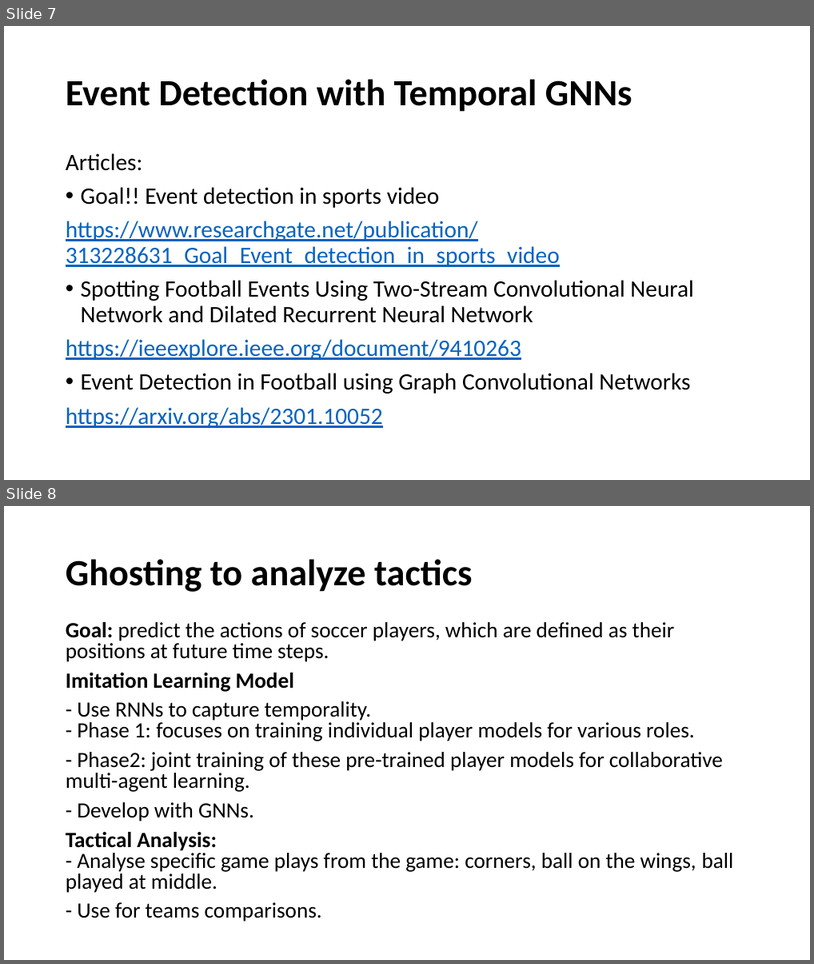
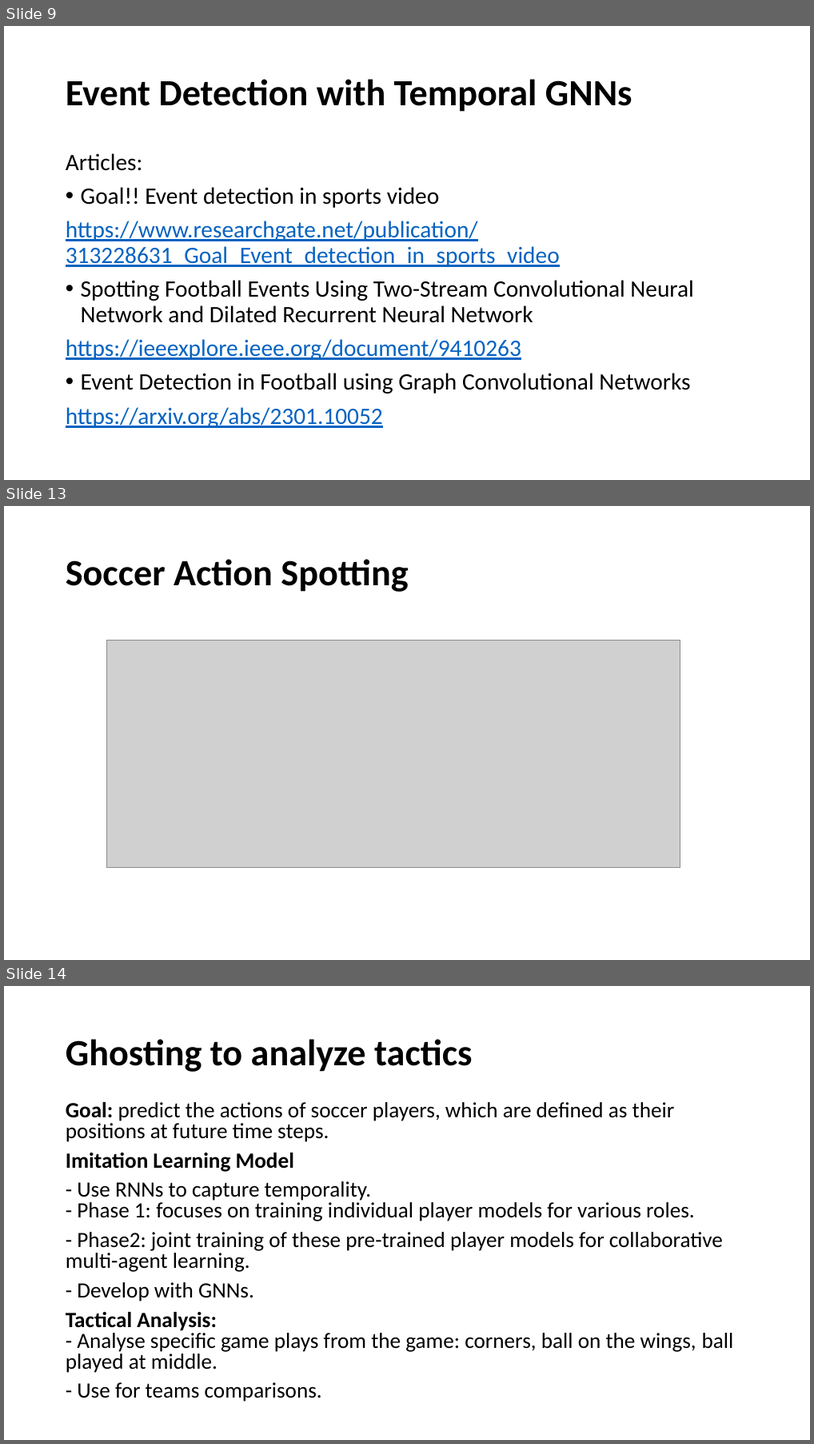
Before and after one commit to Ziolo1999/GNNsFootballEventSpotting, a slide deck: Articles/topic_ideas.pptx. Shown one above the other, each under a label of ours: slides 7 and 8 before the commit, slides 9, 13 and 14 after it; the slides between them are not shown. The pictures are 814x964 and 814x1444 pixels, drawn with LibreOffice and Linux fonts; fonts in the diff are those of the drawing; grey boxes stand for pictures. Boxes give left, top, right and bottom in pixels: in the first picture for what was removed or moved away, otherwise in the second. Text is boxed around its words. In the diff, an @@ line names an element or a change of style, - is before the commit and + after.

```diff
--- a/Articles/topic_ideas.pptx
+++ b/Articles/topic_ideas.pptx
@@ slide 13 added at (4, 506, 810, 960), background #FFFFFF @@
@@ title added at (66, 559, 408, 592), 44 pt, text #000000, bold @@
+Soccer Action Spotting
@@ picture added at (107, 640, 680, 868) @@
@@ what was slide 7 is now slide 9 @@
@@ what was slide 8 is now slide 14 @@
```
Also in this commit, not shown: 2 slides changed, 6 other slides added.
